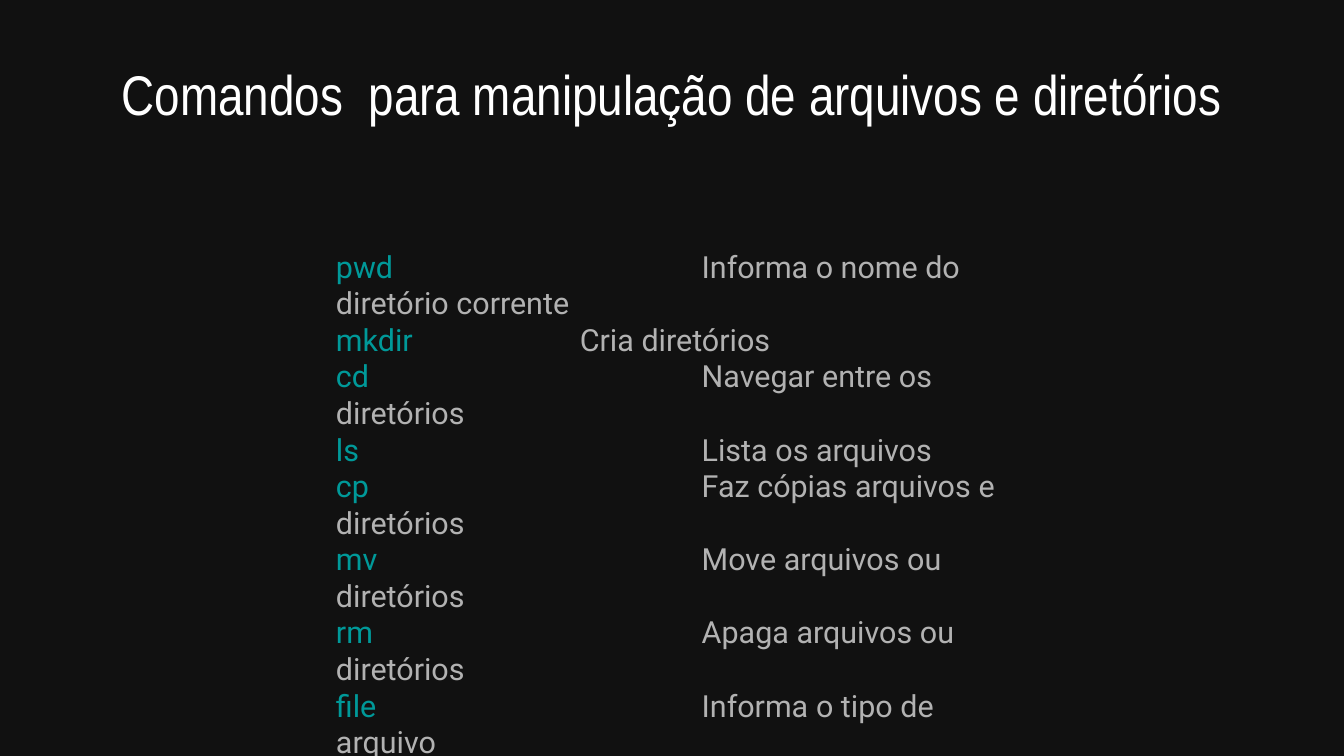
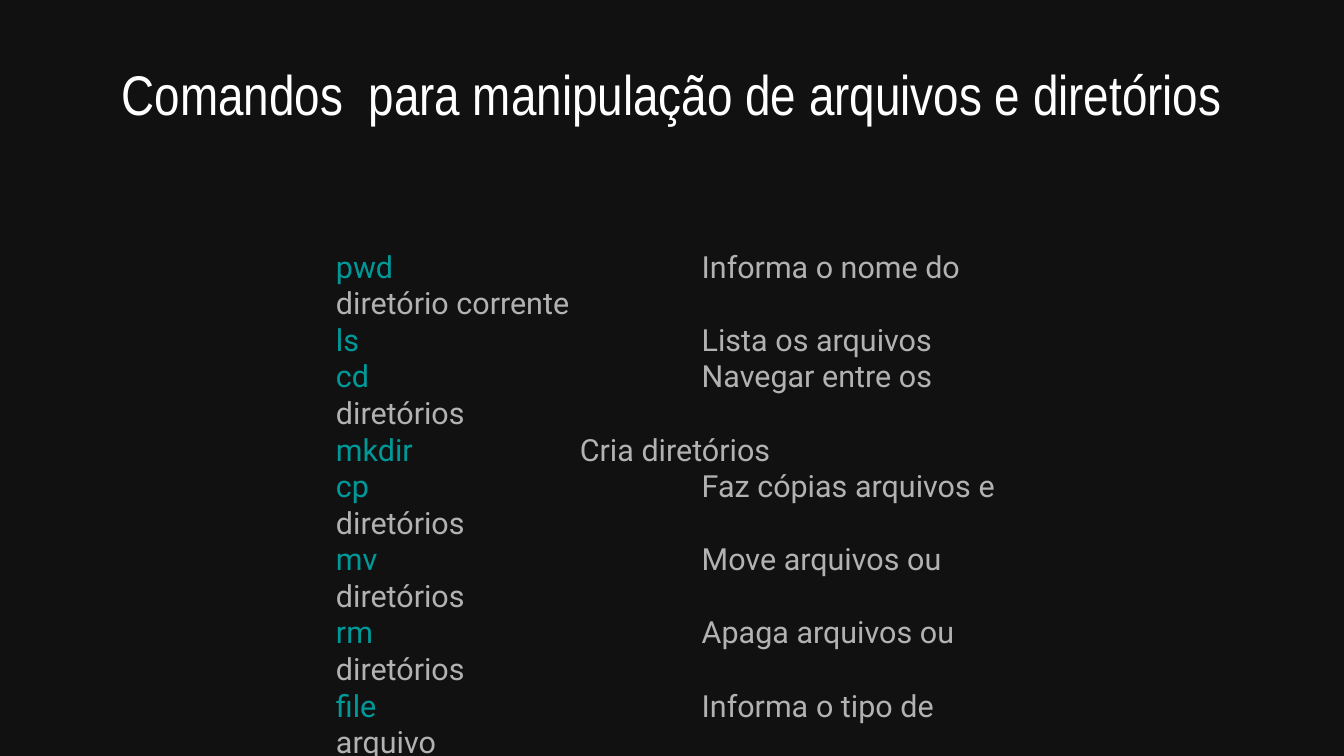
Before and after one commit to allythy/Palestras, a slide deck: slide 8 of Minicurso Do Terminal GNU-Linux ao Python/VI Workshop da Escola de Engenharias e TI.odp (slide 11 before the commit). Drawn at 1344x756 pixels with LibreOffice and Linux fonts; fonts in the diff are those of the drawing. Boxes give left, top, right and bottom in pixels: in the first picture for what was removed or moved away, otherwise in the second. Text is boxed around its words. In the diff, an @@ line names an element or a change of style, - is before the commit and + after.

```diff
--- a/Minicurso Do Terminal GNU-Linux ao Python/VI Workshop da Escola de Engenharias e TI.odp
+++ b/Minicurso Do Terminal GNU-Linux ao Python/VI Workshop da Escola de Engenharias e TI.odp
@@ text at (336,328,932,425): paragraphs added @@
+ls Lista os arquivos
+cd Navegar entre os diretórios
@@ text at (336,364,932,467): paragraphs removed @@
-cd Navegar entre os diretórios
-ls Lista os arquivos
```
Also in this commit, not shown: 7 other slides changed, 1 slide added, 19 slides removed, 5 other files.
